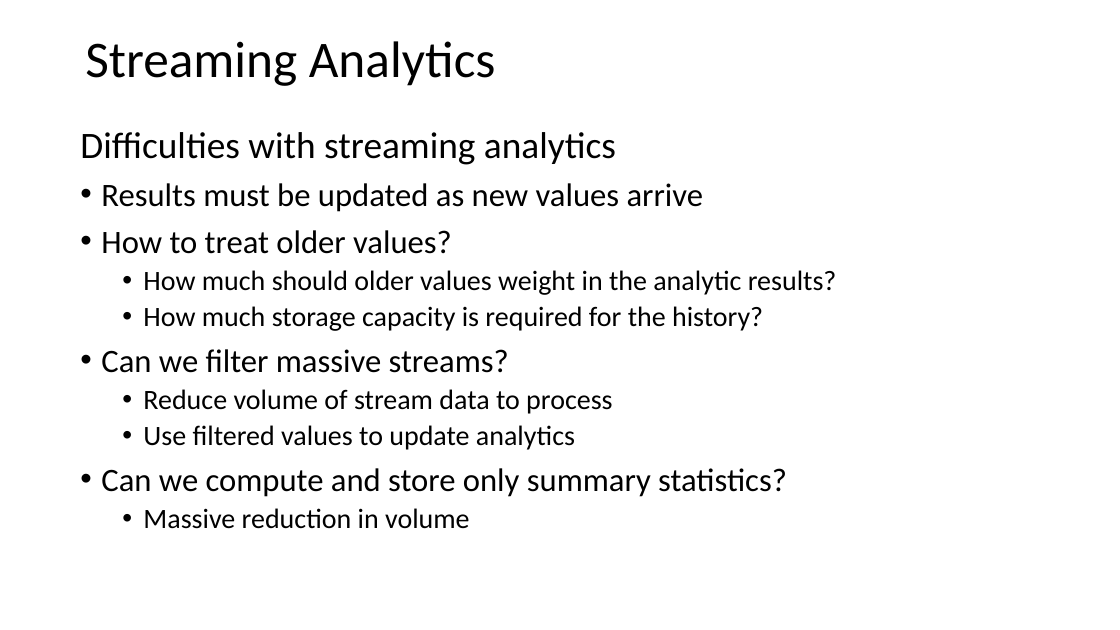
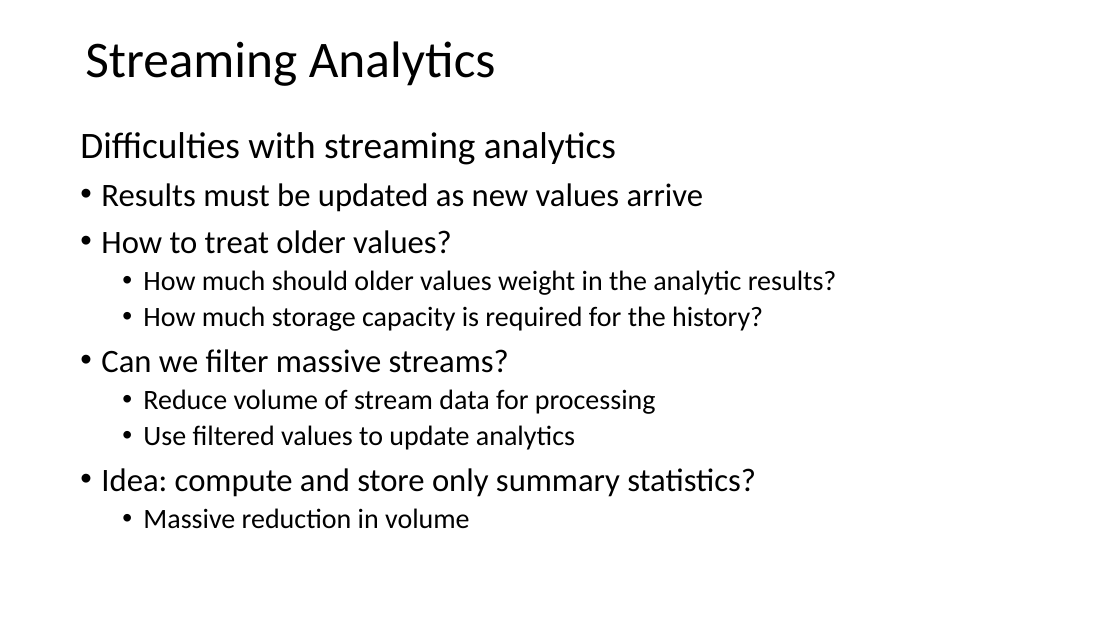
Before and after one commit to StephenElston/CSCI-E-108, a slide deck: slide 6 of slides/3_StreamingAnalytics.pptx. Drawn at 1120x630 pixels with LibreOffice and Linux fonts; fonts in the diff are those of the drawing. Boxes give left, top, right and bottom in pixels: in the first picture for what was removed or moved away, otherwise in the second. Text is boxed around its words. In the diff, an @@ line names an element or a change of style, - is before the commit and + after.

```diff
--- a/slides/3_StreamingAnalytics.pptx
+++ b/slides/3_StreamingAnalytics.pptx
@@ text at [143,389,656,414]: text changed @@
-  • Reduce volume of stream data to process
+  • Reduce volume of stream data for processing
@@ text at [101,468,756,497]: text changed @@
-• Can we compute and store only summary statistics?
+• Idea: compute and store only summary statistics?
```
Also in this commit, not shown: 8 other slides changed.
